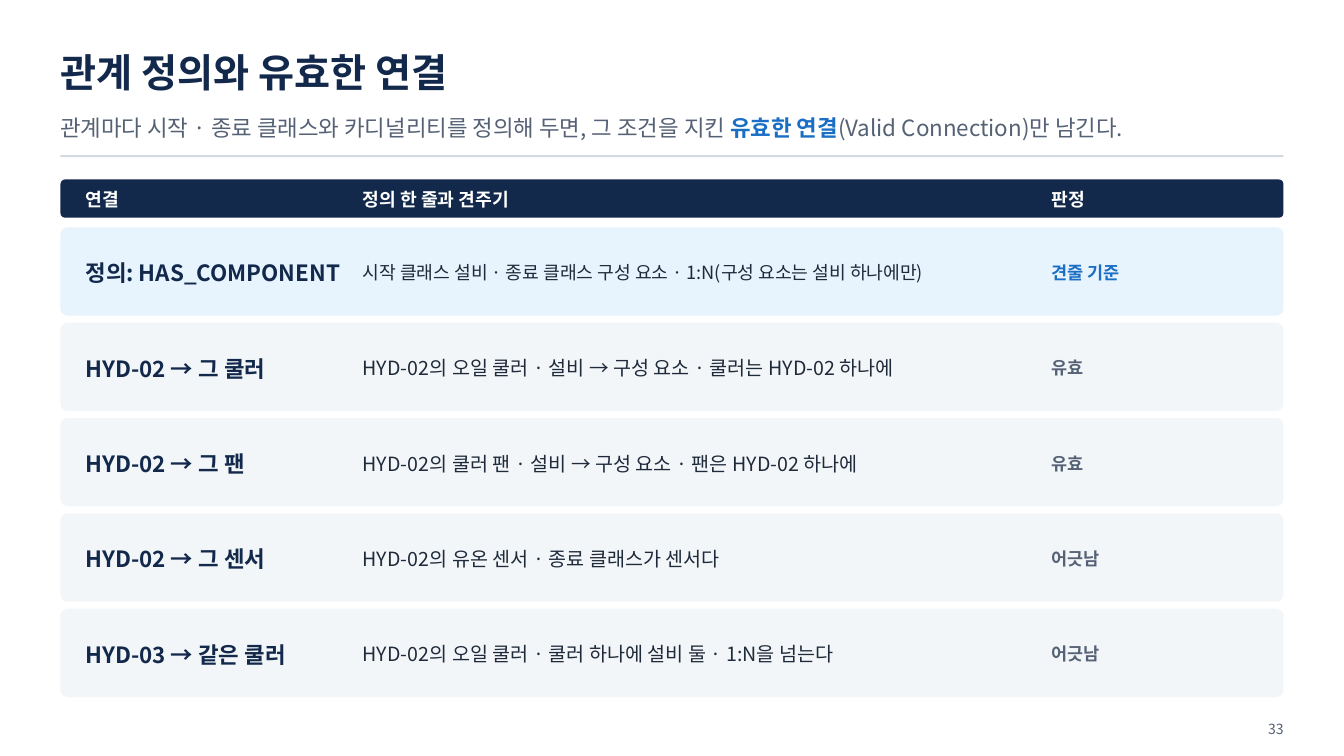
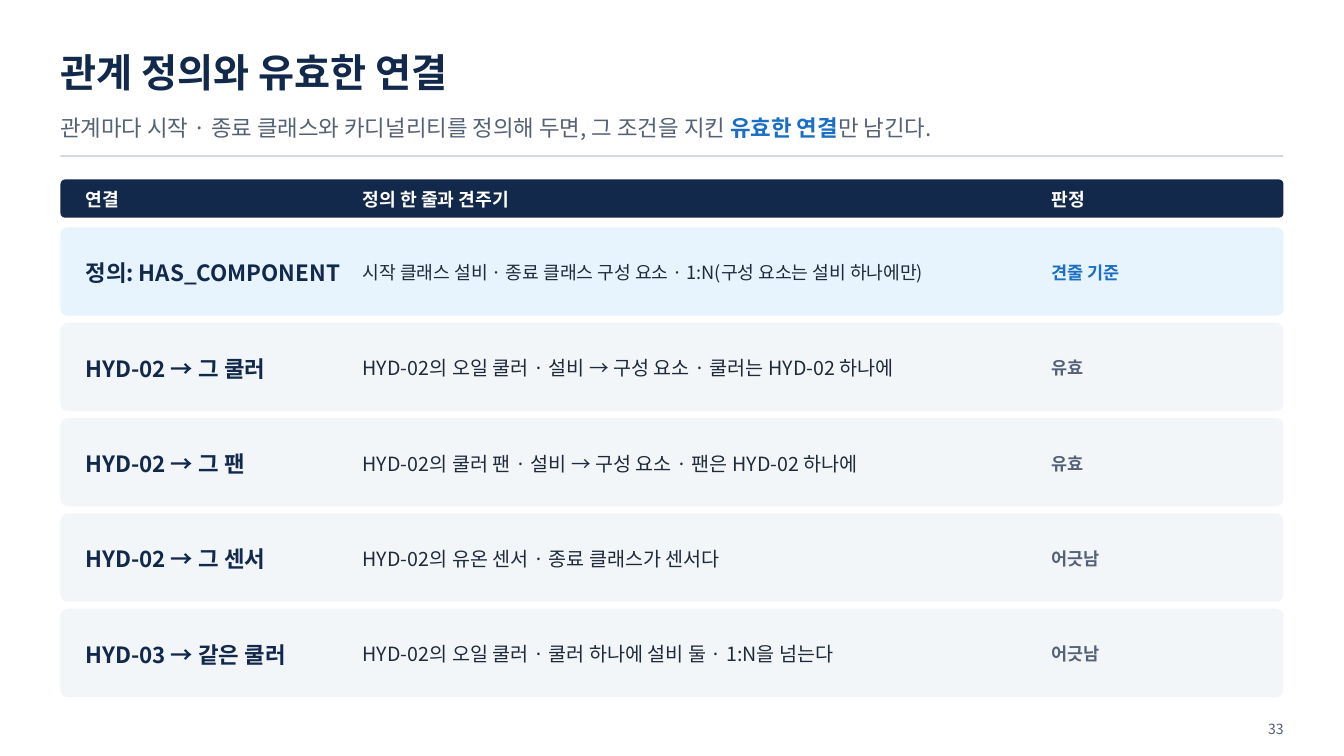
Before and after one commit to uengine-oss/hyd-iot-edu, a slide deck: slide 33 of workspace/강의제작/산출물/통합반/이론/02회차/통합반_02일차.pptx. Drawn at 1344x756 pixels with LibreOffice and Linux fonts; fonts in the diff are those of the drawing. Boxes give left, top, right and bottom in pixels: in the first picture for what was removed or moved away, otherwise in the second. Text is boxed around its words. In the diff, an @@ line names an element or a change of style, - is before the commit and + after.

```diff
--- a/workspace/강의제작/산출물/통합반/이론/02회차/통합반_02일차.pptx
+++ b/workspace/강의제작/산출물/통합반/이론/02회차/통합반_02일차.pptx
@@ text at <box>60,117,932,140</box>: text changed @@
-관계마다 시작 · 종료 클래스와 카디널리티를 정의해 두면, 그 조건을 지킨 유효한 연결(Valid Connection)만 남긴다.
+관계마다 시작 · 종료 클래스와 카디널리티를 정의해 두면, 그 조건을 지킨 유효한 연결만 남긴다.
```
Also in this commit, not shown: 26 other slides changed, 23 other files.
